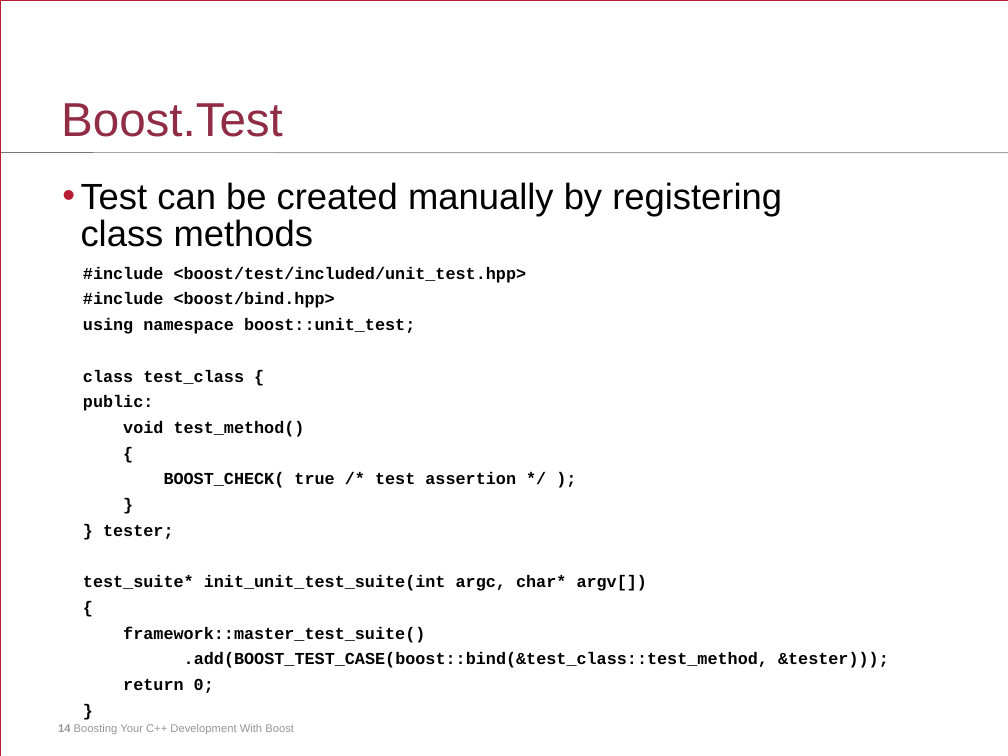
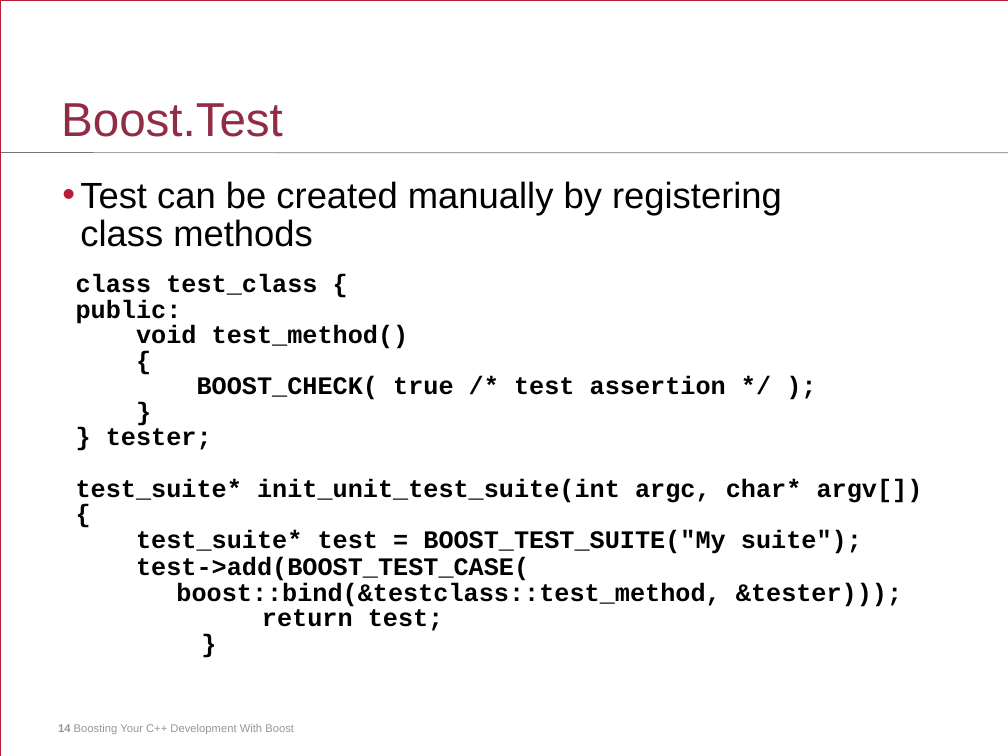
Before and after one commit to jurberg/boost-presentation, a slide deck: slide 14 of boost-presentation.ppt. Drawn at 1008x756 pixels with LibreOffice and Linux fonts; fonts in the diff are those of the drawing. Boxes give left, top, right and bottom in pixels: in the first picture for what was removed or moved away, otherwise in the second. Text is boxed around its words. In the diff, an @@ line names an element or a change of style, - is before the commit and + after.

```diff
--- a/boost-presentation.ppt
+++ b/boost-presentation.ppt
@@ text "Test can be created manually ..." at (80,181,782,247): line spacing 26.9pt to 26.7pt @@
@@ text at (83,267,527,334): paragraphs removed @@
-#include <boost/test/included/unit_test.hpp>
-#include <boost/bind.hpp>
-using namespace boost::unit_test;
@@ text at (76,274,923,505): size 12 to 18 pt in "class test_class {", "public:", "void test_method()", "{" and 6 more places; line spacing 10.9pt to 10.7pt @@
@@ text "class test_class {": place and size @@
-text "class test_class {" at (83,267,889,693)
+text "class test_class {" at (76,274,923,631)
@@ text at (136,529,902,631): text changed; size 12 to 18 pt @@
-framework::master_test_suite()
-.add(BOOST_TEST_CASE(boost::bind(&test_class::test_method, &tester)));
-return 0;
+test_suite* test = BOOST_TEST_SUITE("My suite");
+test->add(BOOST_TEST_CASE(
+    boost::bind(&testclass::test_method, &tester)));
+return test;
@@ text at (58,724,294,734): line spacing 11.8pt to 11.7pt @@
```
Also in this commit, not shown: 79 other slides changed, 6 slides added, 3 slides removed, 1 other file.
